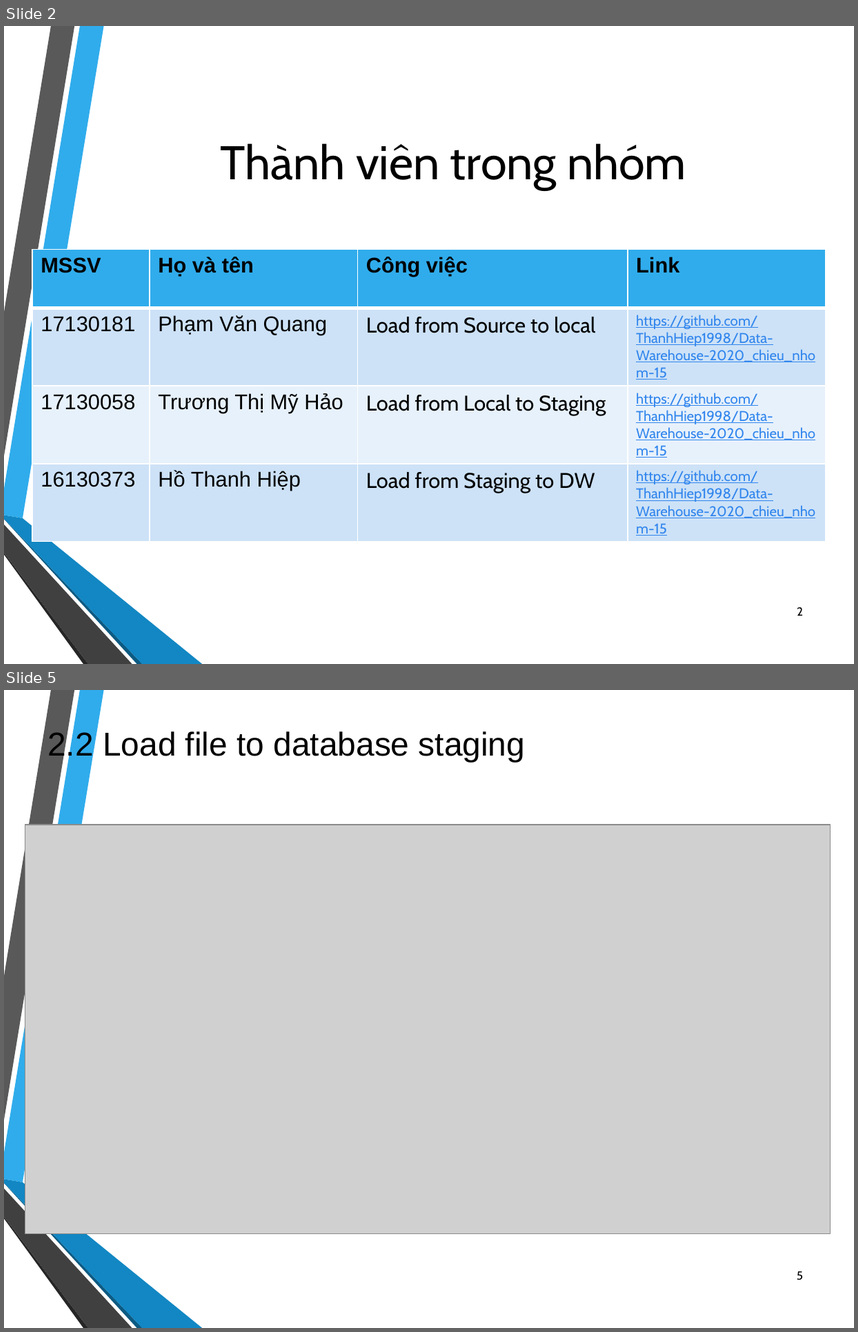
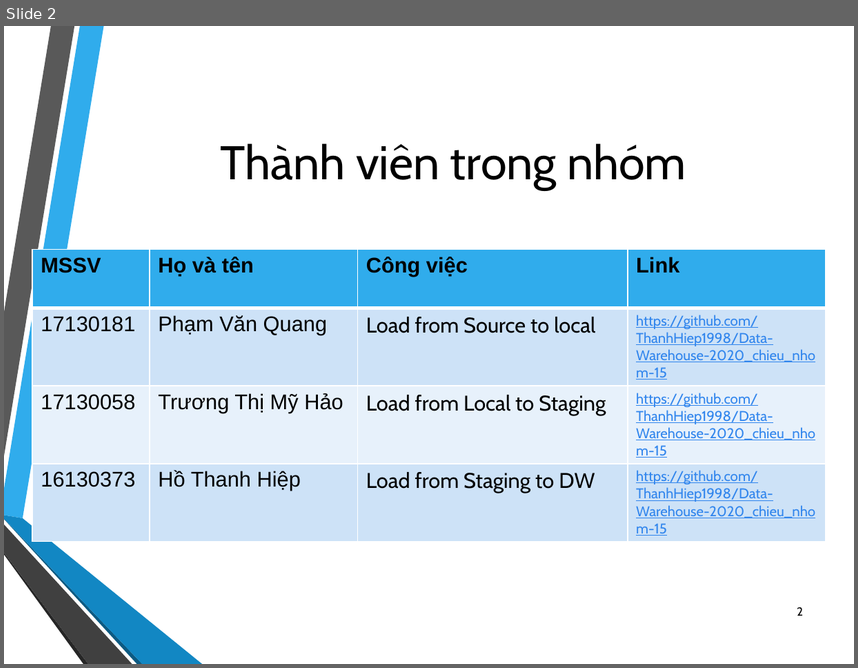
Before and after one commit to ThanhHiep1998/Data-Warehouse-2020_chieu_nhom-15, a slide deck: DataWarehouse_2020_chieu_nhom15.pptx. Shown one above the other, each under a label of ours: slides 2 and 5 before the commit, slide 2 after it; the slides between them are not shown. The pictures are 858x1332 and 858x668 pixels, drawn with LibreOffice and Linux fonts; fonts in the diff are those of the drawing; grey boxes stand for pictures; background and template pictures are left out. Boxes give left, top, right and bottom in pixels: in the first picture for what was removed or moved away, otherwise in the second. Text is boxed around its words. In the diff, an @@ line names an element or a change of style, - is before the commit and + after.

```diff
--- a/DataWarehouse_2020_chieu_nhom15.pptx
+++ b/DataWarehouse_2020_chieu_nhom15.pptx
@@ slide 5 removed at box(4, 690, 854, 1328), background picture (left out); not listed: 6 template elements that a slide beside it also shows @@
@@ text removed at box(47, 729, 525, 762) @@
-2.2 Load file to database staging
@@ picture removed at box(25, 825, 831, 1233) @@
@@ page number removed at box(797, 1271, 803, 1280) @@
-5
```
Also in this commit, not shown: 3 slides changed.
